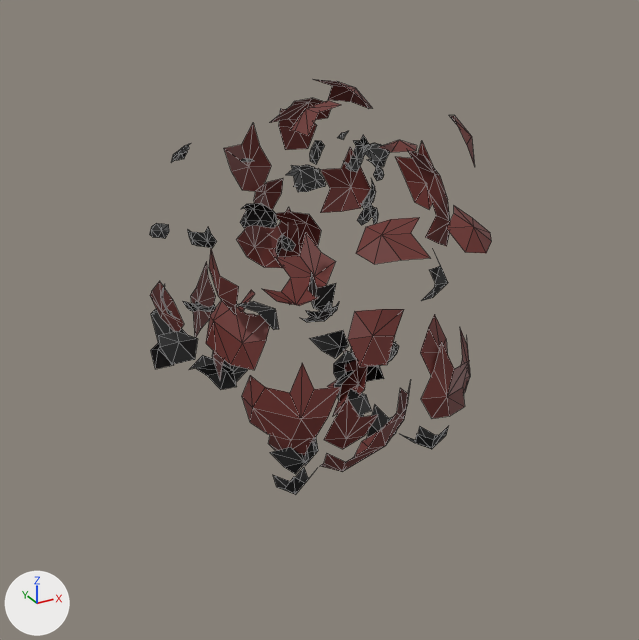
An edit to the glTF model public/models/azuki_unarmed_frames/explode/explode.f0008.glb, drawn before and after from the same camera.
The view is the same before and after, from a 50 mm lens placed at (-5.08, -8.94, 5.53), pointed at (-0.13, 0.05, 1.03). Every picture has the same lights, and +X, +Y and +Z are marked at lower left. Mesh edges are drawn as thin lines. Where no turn or scale is listed for an object, it has been applied to the vertices. Vertices at the same position are counted once.

Objects in the first picture: 'Body.001'.
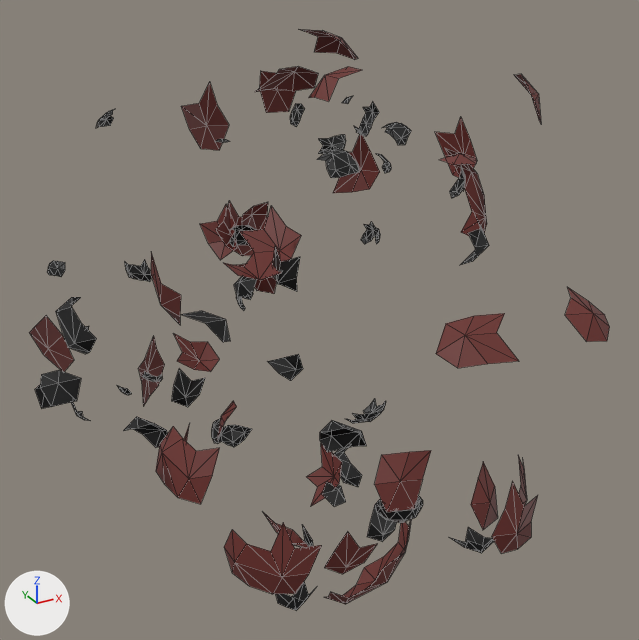
The change, as a list of edits to the scene's bpy script:
```text
Change me_bodysubnode_001:
    remove me_bodysubnode_001.from_pydata(...)  # 874 vertices, 878 faces; spans x -2.29..2.05, y -2.01..2.09, z -1.14..3.93
    add me_bodysubnode_001.from_pydata(...)  # 874 vertices, 878 faces; spans x -3.66..3.14, y -3.36..3.37, z -2.91..4.47
    me_bodysubnode_001 part 1: the loose piece of 15 vertices spanning x -0.85..0.13, y -0.3..0.61, z 1.35..2.01 is moved by (-0.51, -0.05, 0.44)
    me_bodysubnode_001 part 2: the loose piece of 20 vertices spanning x -0.63..0.75, y -1.27..-0.37, z -0.74..0.44 is moved by (-0.15, -0.37, -1.75)
    me_bodysubnode_001 part 3: the loose piece of 10 vertices spanning x 0.38..0.85, y 0.33..1.01, z -0.79..0.02 is moved by (-0.05, 0.59, -1.89)
    me_bodysubnode_001 part 4: the loose piece of 10 vertices spanning x -0.89..-0.36, y -0.58..0.17, z -0.58..-0.02 is moved by (-0.1, -0.08, -1.59)
    me_bodysubnode_001 part 5: the loose piece of 9 vertices spanning x -0.94..-0.2, y 1.3..1.73, z 0.21..0.77 is moved by (-0.33, 1.05, -0.8)
    me_bodysubnode_001 part 6: the loose piece of 13 vertices spanning x 1.4..1.75, y -0.31..0.5, z 1.73..2.95 is moved by (0.8, 0.25, -0.13)
    me_bodysubnode_001 part 7: the loose piece of 8 vertices spanning x -0.66..-0.05, y -1.27..-1.02, z -0.21..0.62 is moved by (-0.18, -0.34, -1.57)
    me_bodysubnode_001 part 8: the loose piece of 10 vertices spanning x 0.2..0.92, y -1.84..-1.65, z 0.33..1.29 is moved by (0.49, -0.84, -1.52)
    me_bodysubnode_001 part 9: the loose piece of 8 vertices spanning x -1.78..-1.54, y -0.96..-0.31, z 1.62..2.46 is moved by (-0.83, -0.56, 0.26)
    me_bodysubnode_001 part 10: the loose piece of 8 vertices spanning x -1.04..-0.65, y -0.79..-0.21, z -0.64..-0.05 is moved by (-0.22, 0.04, -1.95)
    me_bodysubnode_001 part 11: the loose piece of 14 vertices spanning x -1.45..-0.63, y -1.37..-0.47, z 0.19..1.15 is moved by (-0.5, -0.47, -1.66)
    me_bodysubnode_001 part 12: the loose piece of 13 vertices spanning x -0.49..0.64, y 1.66..2.02, z 1.12..2.0 is moved by (0.15, 1.1, -0.19)
    me_bodysubnode_001 part 13: the loose piece of 8 vertices spanning x -2.29..-1.79, y 0.08..0.6, z 1.18..1.78 is moved by (-1.36, -0.07, -0.13)
    me_bodysubnode_001 part 14: the loose piece of 10 vertices spanning x -1.37..-0.82, y 1.28..1.78, z 0.54..1.5 is moved by (-0.53, 0.88, -1.32)
    me_bodysubnode_001 part 15: the loose piece of 8 vertices spanning x 0.02..0.43, y 1.55..2.09, z 1.14..1.97 is moved by (-0.41, 1.28, -0.22)
    me_bodysubnode_001 part 16: the loose piece of 10 vertices spanning x 0.84..1.48, y 1.45..1.82, z 1.83..2.79 is moved by (0.71, 0.89, -0.03)
    me_bodysubnode_001 part 17: the loose piece of 9 vertices spanning x 0.85..1.37, y -1.53..-1.03, z 0.25..1.21 is moved by (0.55, -0.62, -1.6)
    me_bodysubnode_001 part 18: the loose piece of 9 vertices spanning x -1.44..-1.26, y -0.02..0.69, z 0.32..1.28 is moved by (-0.49, 0.13, -1.53)
    me_bodysubnode_001 part 19: the loose piece of 9 vertices spanning x -0.67..0.05, y 1.62..1.81, z 2.29..3.25 is moved by (-0.25, 0.81, 0.43)
    me_bodysubnode_001 part 20: the loose piece of 9 vertices spanning x 1.73..2.05, y 0.6..1.25, z 1.98..2.94 is moved by (1.09, 0.6, 0.12)
    me_bodysubnode_001 part 21: the loose piece of 7 vertices spanning x 0.22..0.7, y -1.74..-1.31, z 0.87..1.46 is moved by (0.22, -0.81, -1.61)
    me_bodysubnode_001 part 22: the loose piece of 8 vertices spanning x 1.31..1.7, y -0.78..-0.11, z 2.96..3.51 is moved by (0.88, -0.11, 0.43)
    me_bodysubnode_001 part 23: the loose piece of 9 vertices spanning x 0.46..1.2, y -1.94..-1.27, z 2.37..2.73 is moved by (0.59, -1.27, -0.65)
    me_bodysubnode_001 part 24: the loose piece of 12 vertices spanning x -1.68..-1.12, y -0.79..0.14, z 1.01..1.61 is moved by (-0.78, -0.13, -1.47)
    me_bodysubnode_001 part 25: 628 of 874 vertices moved; they spanned x -2.29..1.68, y -2.01..1.98, z -1.14..3.93 and now span x -3.66..2.48, y -3.36..3.16, z -2.91..4.47; mean shift (-0.1, 0.16, -0.57); largest move (0.66, 0.58, -0.4) -> (0.61, 1.17, -2.29)
```

Changed parts and their boxes (x1, y1, x2, y2) in the pictures (639 x 640 px; the box of a moved part takes in the faces that stretch with it):
'Body.001', reshaped (70% wider, 40% taller)
    before: (150, 80, 492, 494)
    after: (29, 29, 610, 610)
part 1 of me_bodysubnode_001, moved or reshaped
    before: (263, 233, 336, 306)
    after: (224, 206, 301, 280)
part 2 of me_bodysubnode_001, moved or reshaped
    before: (321, 380, 411, 472)
    after: (324, 520, 411, 604)
part 3 of me_bodysubnode_001, moved or reshaped
    before: (328, 350, 368, 416)
    after: (307, 444, 342, 507)
part 4 of me_bodysubnode_001, moved or reshaped (not visible before)
    after: (263, 512, 308, 548)
part 5 of me_bodysubnode_001, moved or reshaped
    before: (247, 314, 255, 316)
    after: (174, 334, 219, 372)
part 6 of me_bodysubnode_001, moved or reshaped
    before: (408, 151, 450, 246)
    after: (445, 148, 487, 236)
part 7 of me_bodysubnode_001, moved or reshaped
    before: (324, 399, 378, 449)
    after: (324, 532, 378, 574)
part 8 of me_bodysubnode_001, moved or reshaped
    before: (421, 342, 470, 419)
    after: (492, 481, 538, 554)
part 9 of me_bodysubnode_001, moved or reshaped
    before: (209, 249, 239, 315)
    after: (151, 253, 181, 325)
part 10 of me_bodysubnode_001, moved or reshaped (not visible afterwards)
    before: (268, 435, 313, 455)
part 11 of me_bodysubnode_001, moved or reshaped
    before: (242, 363, 341, 440)
    after: (224, 523, 322, 594)
part 12 of me_bodysubnode_001, moved or reshaped
    before: (237, 225, 303, 268)
    after: (216, 201, 268, 256)
part 13 of me_bodysubnode_001, moved or reshaped
    before: (150, 281, 184, 332)
    after: (29, 316, 74, 372)
part 14 of me_bodysubnode_001, moved or reshaped
    before: (191, 262, 216, 338)
    after: (138, 336, 165, 406)
part 15 of me_bodysubnode_001, moved or reshaped
    before: (271, 207, 300, 268)
    after: (200, 204, 237, 260)
part 16 of me_bodysubnode_001, moved or reshaped
    before: (320, 147, 371, 213)
    after: (333, 135, 380, 193)
part 17 of me_bodysubnode_001, moved or reshaped
    before: (460, 329, 470, 394)
    after: (518, 456, 527, 506)
part 18 of me_bodysubnode_001, moved or reshaped
    before: (213, 351, 224, 380)
    after: (184, 426, 189, 442)
part 19 of me_bodysubnode_001, moved or reshaped
    before: (224, 124, 271, 191)
    after: (181, 82, 229, 150)
part 20 of me_bodysubnode_001, moved or reshaped
    before: (395, 142, 433, 210)
    after: (435, 117, 477, 178)
part 21 of me_bodysubnode_001, moved or reshaped
    before: (420, 314, 448, 375)
    after: (471, 462, 498, 530)
part 22 of me_bodysubnode_001, moved or reshaped
    before: (450, 116, 475, 167)
    after: (514, 74, 541, 123)
part 23 of me_bodysubnode_001, moved or reshaped
    before: (446, 206, 492, 253)
    after: (565, 287, 610, 342)
part 24 of me_bodysubnode_001, moved or reshaped
    before: (206, 300, 270, 370)
    after: (156, 426, 220, 504)
